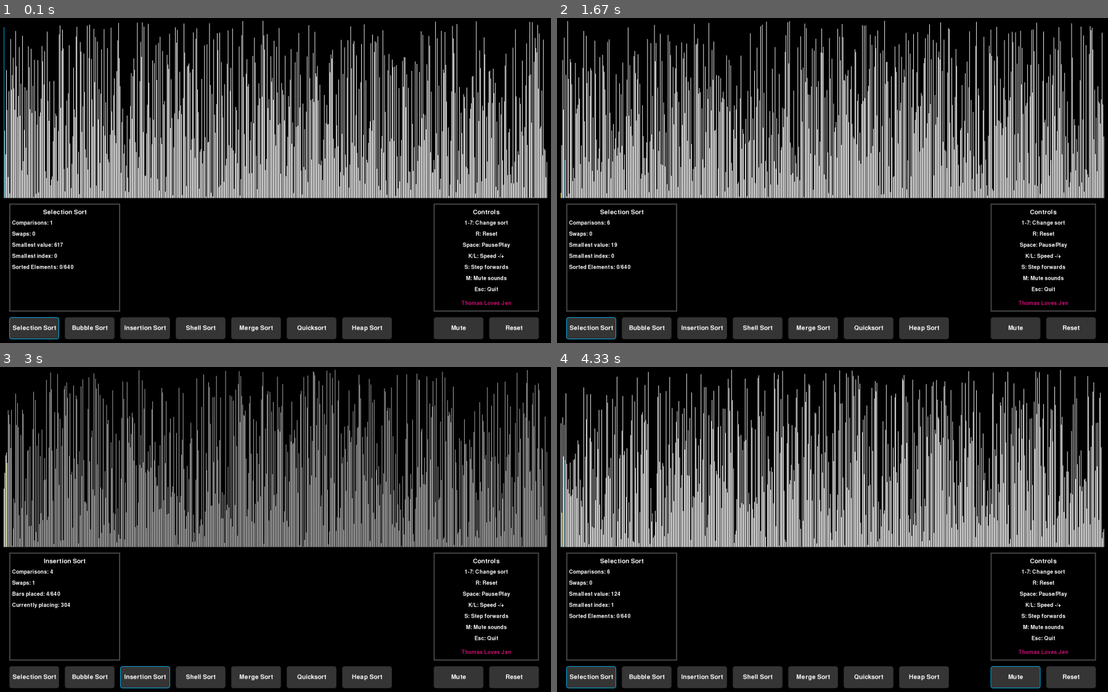
Above: before the commit, frames 1-4 (two rows, left to right).
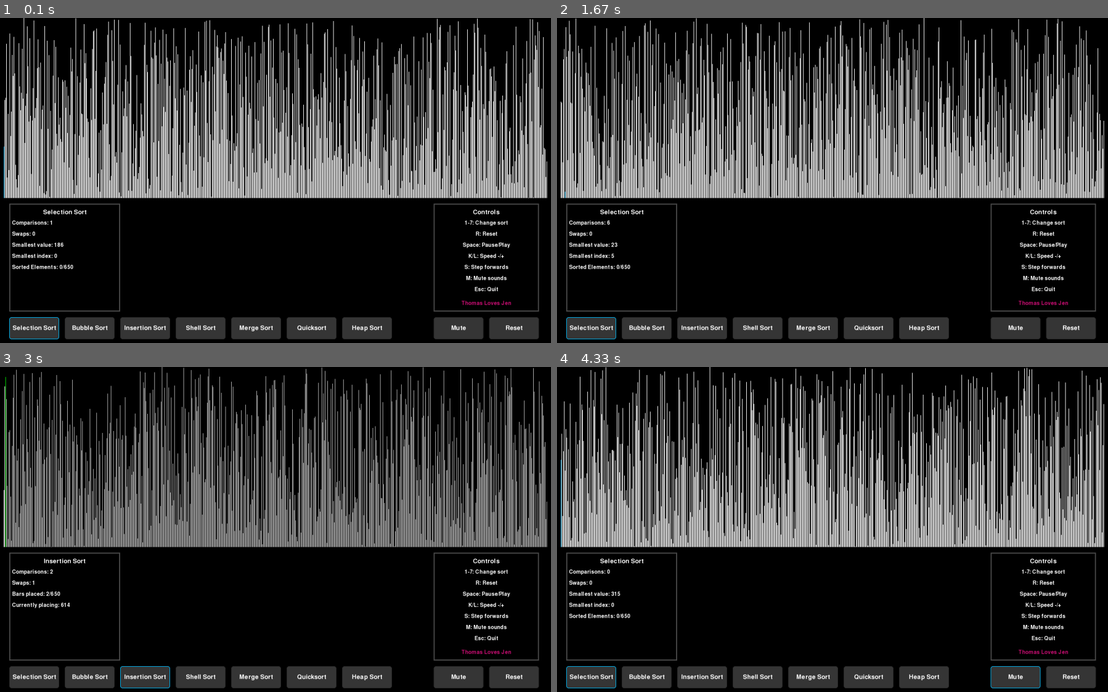
Above: after the commit, the same moments.

Repository: ThomasBrooks89/Sorting-Visualiser
Game: pygame game, started from drawing.py
Two runs of this game, one before a commit and one after it. Both use one fixed random seed, a clock stepped at 60 frames per second and the inputs below.
Inputs (mouse positions are in pixels of both pictures, inside the frame that each line leads up to):
- Up to frame 1 (0.1 s): no input
- Up to frame 2 (1.67 s): click "Bubble Sort" at 0.38 s; tap 1 at 0.67 s; press the mouse at (645, 326) at 1.03 s; move the mouse to (700, 222) at 1.13 s; release the mouse at (755, 115) at 1.27 s; press the mouse at (590, 326) at 1.37 s; move the mouse to (683, 281) at 1.47 s; release the mouse at (777, 235) at 1.6 s
- Up to frame 3 (3 s): press the mouse at (88, 675) at 1.7 s; move the mouse to (181, 627) at 1.8 s; release the mouse at (269, 578) at 1.93 s; press the mouse at (33, 675) at 2.03 s; move the mouse to (231, 666) at 2.13 s; release the mouse at (429, 653) at 2.27 s; press the mouse at (33, 675) at 2.37 s; move the mouse to (115, 578) at 2.47 s; release the mouse at (203, 480) at 2.6 s; press the mouse at (143, 675) at 2.7 s; move the mouse to (154, 617) at 2.8 s; release the mouse at (159, 562) at 2.93 s
- Up to frame 4 (4.33 s): press the mouse at (590, 675) at 3.03 s; move the mouse to (628, 607) at 3.13 s; release the mouse at (667, 536) at 3.27 s; press the mouse at (1014, 675) at 3.37 s; move the mouse to (832, 568) at 3.47 s; release the mouse at (650, 461) at 3.6 s; press the mouse at (700, 675) at 3.7 s; move the mouse to (738, 653) at 3.8 s; release the mouse at (771, 630) at 3.93 s; press the mouse at (590, 675) at 4.03 s; move the mouse to (738, 601) at 4.13 s; release the mouse at (887, 529) at 4.27 s

The runs differ from the first frame. In frame 1, 29% of the frame differs, in the area x 0-100%, y 0-78%; in frame 2, 29%; in frame 3, 28%; in frame 4, 30%.

Commit message:
updating todo list

Diff:
--- a/drawing.py
+++ b/drawing.py
@@ -89,7 +89,7 @@
     return True  # sound is now unmuted
 
 # logic vars
-arr_len = 640  # max of 650 since 650 sized bars hit the top of the screen
+arr_len = 650  # max of 650 since 650 sized bars hit the top of the screen
 chosen_sort = "selection"
 sorts = {"selection": sorting_logic.selection_sort,
          "bubble": sorting_logic.bubble_sort,
@@ -130,6 +130,11 @@
 
 # main loop
 while running:
+
+    curr_fps = clock.get_fps()
+    if curr_fps < 60 and curr_fps > 0:
+        print(curr_fps)
+
     dt = clock.tick(FPS)
     screen.fill(BG_COLOUR)
 
@@ -142,6 +147,9 @@
         new_step = next(sort, None)
         if new_step is not None:
             step = new_step
+
+            if "pass_done" in step.actions:
+                next_iteration -= ((game_speed + 12) * 10)
 
     draw_array(screen, step.array, step.highlights, step.actions)
     draw_buttons(buttons)
Not shown, changed: todo.md
